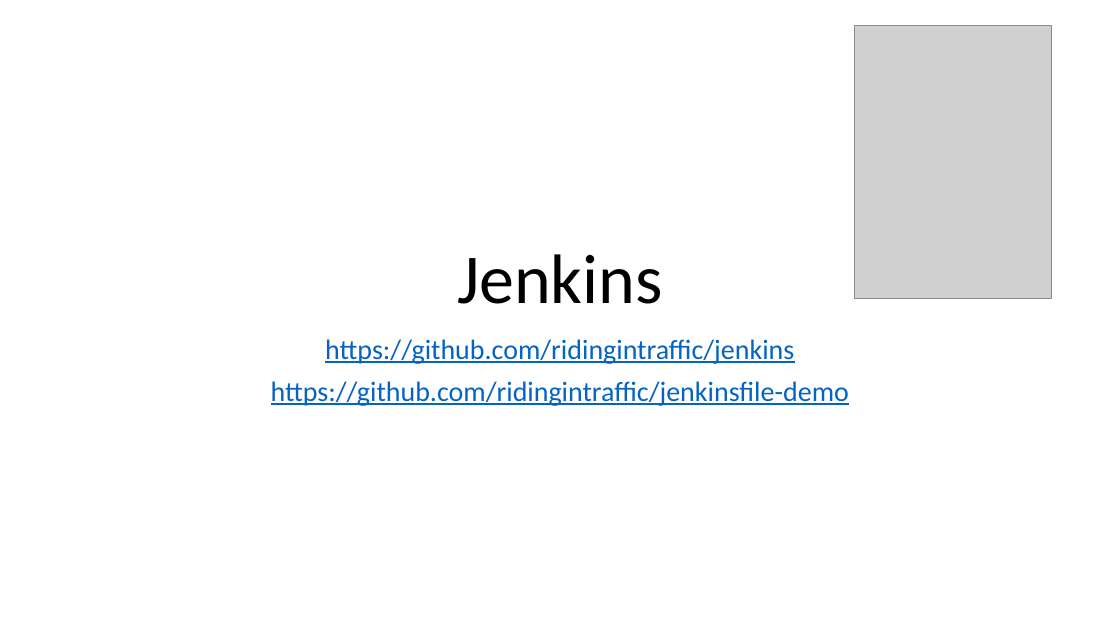
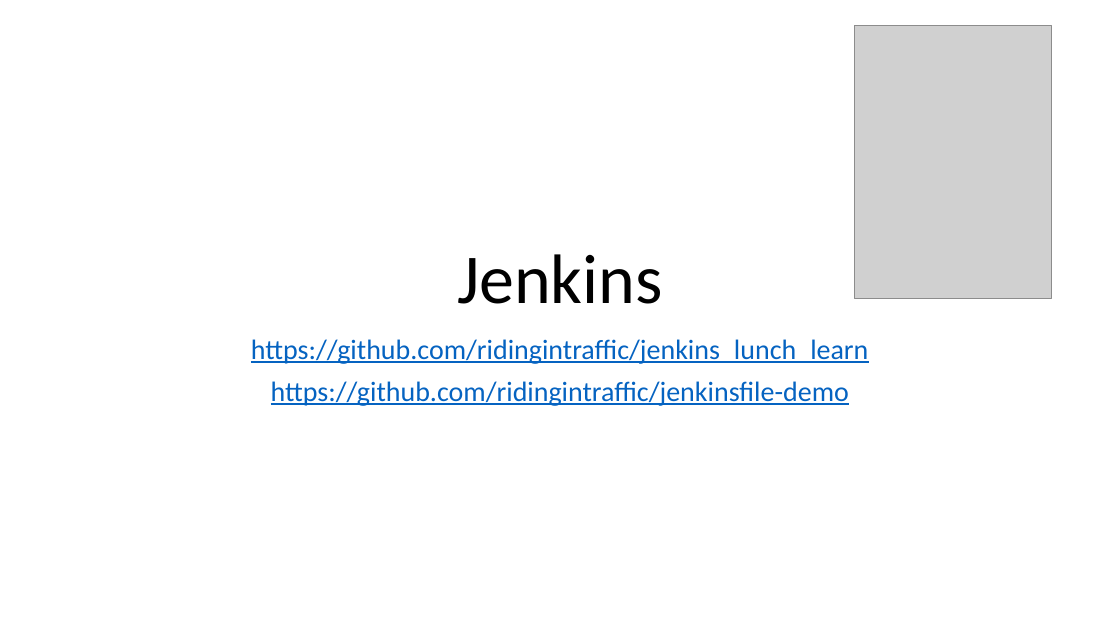
Before and after one commit to ridingintraffic/jenkins, a slide deck: slide 1 of jenkins.pptx. Drawn at 1120x630 pixels with LibreOffice and Linux fonts; fonts in the diff are those of the drawing; grey boxes stand for pictures. Boxes give left, top, right and bottom in pixels: in the first picture for what was removed or moved away, otherwise in the second. Text is boxed around its words. In the diff, an @@ line names an element or a change of style, - is before the commit and + after.

Commit message:
adsf

```diff
--- a/jenkins.pptx
+++ b/jenkins.pptx
@@ subtitle at (x1=251, y1=339, x2=868, y2=364): text changed @@
-https://github.com/ridingintraffic/jenkins
+https://github.com/ridingintraffic/jenkins_lunch_learn
```
